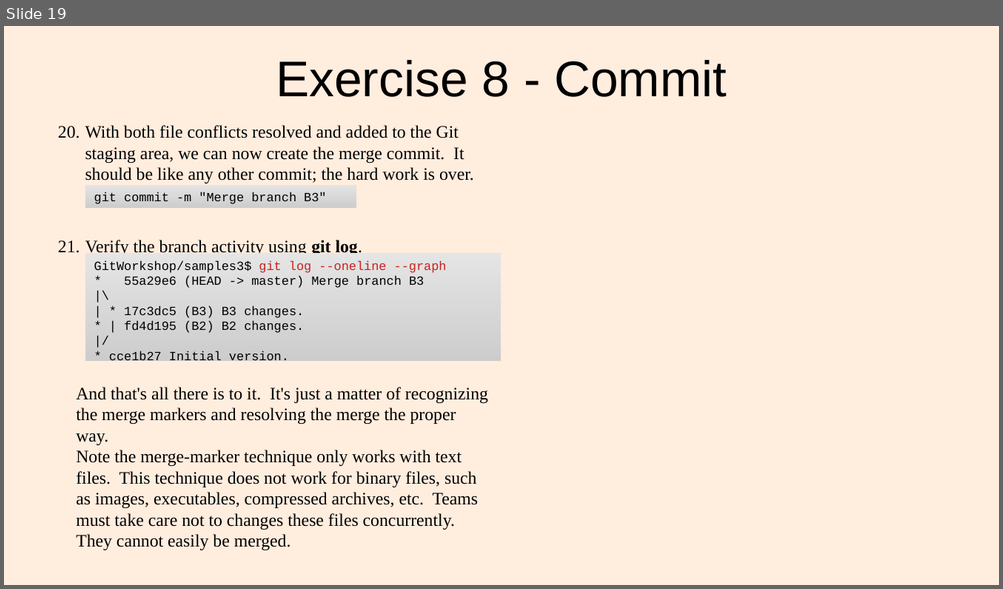
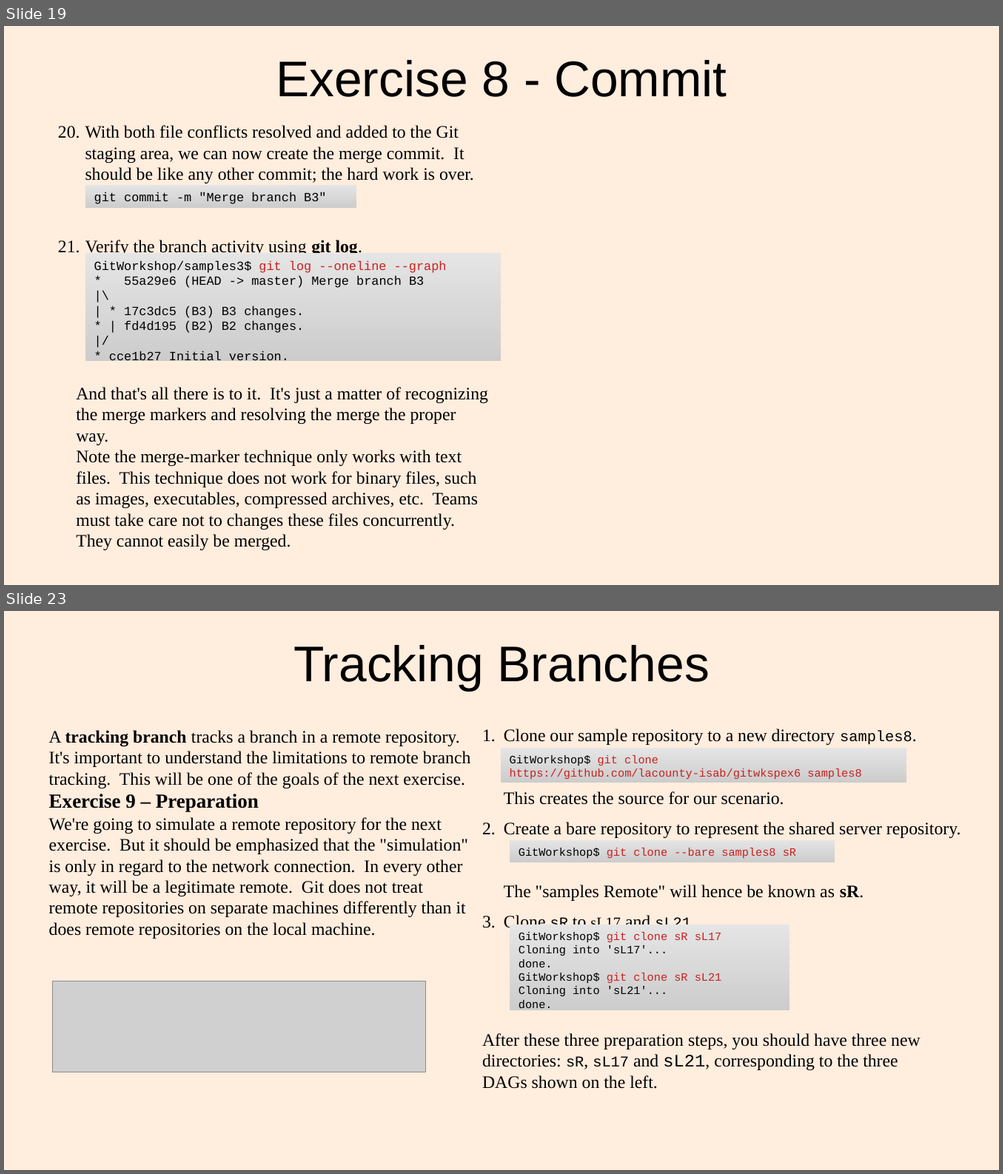
Before and after one commit to lacounty-isab/workshops, a slide deck: git/GitWorkshop2.odp. Shown one above the other, each under a label of ours: slide 19 before the commit, slides 19 and 23 after it; the slides between them are not shown. The pictures are 1003x589 and 1003x1174 pixels, drawn with LibreOffice and Linux fonts; fonts in the diff are those of the drawing; grey boxes stand for pictures. Boxes give left, top, right and bottom in pixels: in the first picture for what was removed or moved away, otherwise in the second. Text is boxed around its words. In the diff, an @@ line names an element or a change of style, - is before the commit and + after.

Commit message:
Almost finished Part 2, Exercise 9

```diff
--- a/git/GitWorkshop2.odp
+++ b/git/GitWorkshop2.odp
@@ slide 23 added at (x1=4, y1=611, x2=999, y2=1170), background #FFEDDE @@
@@ title added at (x1=293, y1=645, x2=709, y2=692), 40 pt, text #000000 @@
+Tracking Branches
@@ text added at (x1=49, y1=730, x2=471, y2=939), 14 pt, text #000000 @@
+A tracking branch tracks a branch in a remote repository. It's important to understand the limitations to remote branch tracking. This will be one of the goals of the next exercise.
+Exercise 9 – Preparation
+We're going to simulate a remote repository for the next exercise. But it should be emphasized that the "simulation" is only in regard to the network connection. In every other way, it will be a legitimate remote. Git does not treat remote repositories on separate machines differently than it does remote repositories on the local machine.
@@ text added at (x1=504, y1=729, x2=961, y2=928), 14 pt, text #000000 @@
+1. Clone our sample repository to a new directory samples8.
+   This creates the source for our scenario.
+2. Create a bare repository to represent the shared server repository.
+   The "samples Remote" will hence be known as sR.
+3. Clone sR to sL17 and sL21.
@@ rectangle added at (x1=501, y1=748, x2=907, y2=783), fill gradient #E5E5E5 to #E4E4E4 to #E3E3E3, 9 pt, text #C9211E @@
+GitWorkshop$ git clone https://github.com/lacounty-isab/gitwkspex6 samples8
@@ rectangle added at (x1=509, y1=840, x2=834, y2=862), fill gradient #E5E5E5 to #E4E4E4 to #E3E3E3, 9 pt, text #C9211E @@
+GitWorkshop$ git clone --bare samples8 sR
@@ rectangle added at (x1=509, y1=925, x2=789, y2=1011), fill gradient #E5E5E5 to #E4E4E4 to #E3E3E3, 9 pt, text #000000 @@
+GitWorkshop$ git clone sR sL17
+Cloning into 'sL17'...
+done.
+GitWorkshop$ git clone sR sL21
+Cloning into 'sL21'...
+done.
@@ picture added at (x1=53, y1=982, x2=426, y2=1073) @@
@@ text added at (x1=482, y1=1034, x2=920, y2=1089), 14 pt, text #000000 @@
+After these three preparation steps, you should have three new directories: sR, sL17 and sL21, corresponding to the three DAGs shown on the left.
```
Also in this commit, not shown: 2 slides changed, 9 other slides added, 8 other files.
